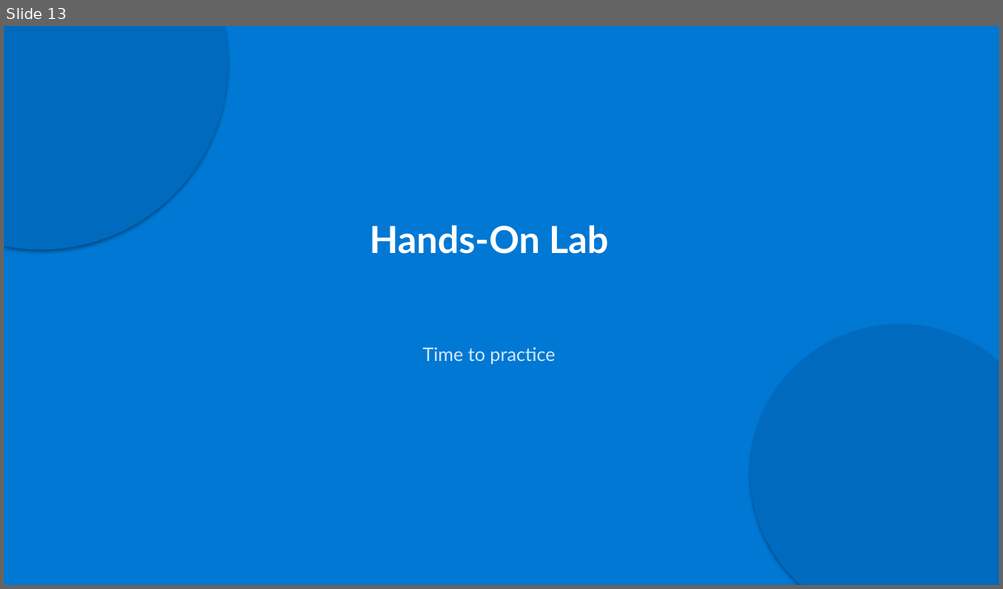
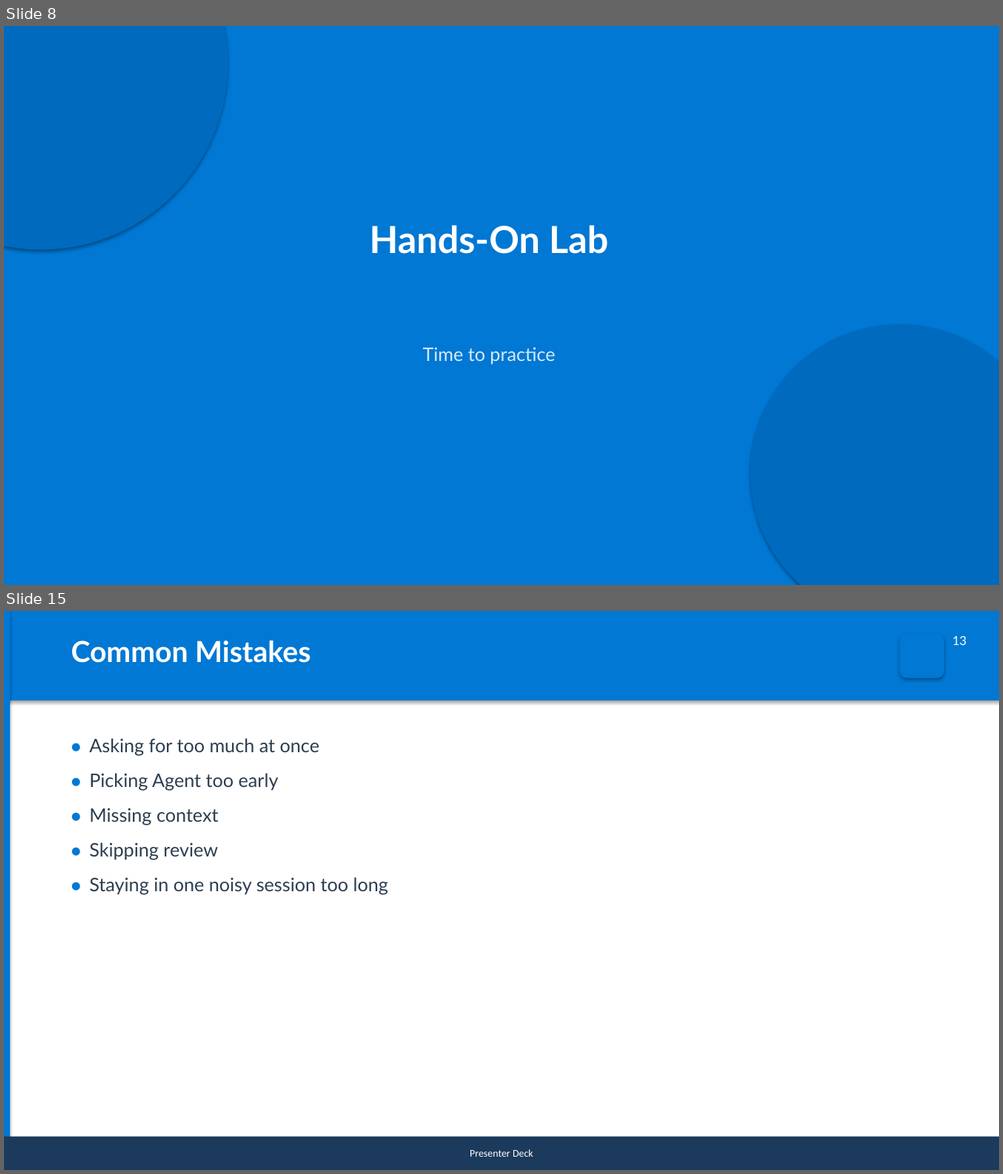
Before and after one commit to reyesry05/AI-Coding-Agent-Training, a slide deck: pptx-output/01-beginner-copilot-agent-best-practices.pptx. Shown one above the other, each under a label of ours: slide 13 before the commit, slides 8 and 15 after it; the slides between them are not shown. The pictures are 1003x589 and 1003x1174 pixels, drawn with LibreOffice and Linux fonts; fonts in the diff are those of the drawing. Boxes give left, top, right and bottom in pixels: in the first picture for what was removed or moved away, otherwise in the second. Text is boxed around its words. In the diff, an @@ line names an element or a change of style, - is before the commit and + after.

```diff
--- a/pptx-output/01-beginner-copilot-agent-best-practices.pptx
+++ b/pptx-output/01-beginner-copilot-agent-best-practices.pptx
@@ slide 15 added at <box>4,611,999,1170</box>, background #FFFFFF @@
@@ rectangle added at <box>4,611,999,701</box>, fill #0078D4 @@
@@ rectangle added at <box>4,611,10,1170</box>, fill #0078D4 @@
@@ text added at <box>71,641,310,663</box>, 28 pt, text #FFFFFF, bold @@
+Common Mistakes
@@ rounded rectangle added at <box>899,633,944,678</box>, fill #0078D4 @@
@@ text added at <box>952,636,966,645</box>, 12 pt, text #FFFFFF @@
+13
@@ text added at <box>89,738,388,895</box>, 18 pt, text #2C3E50 @@
+● Asking for too much at once
+● Picking Agent too early
+● Missing context
+● Skipping review
+● Staying in one noisy session too long
@@ rectangle added at <box>4,1137,999,1170</box>, fill #1B3A5C, 10 pt, text #FFFFFF @@
+Presenter Deck
@@ what was slide 13 is now slide 8 @@
```
Also in this commit, not shown: 5 slides changed, 11 other slides added, 13 slides removed, 45 other files.
